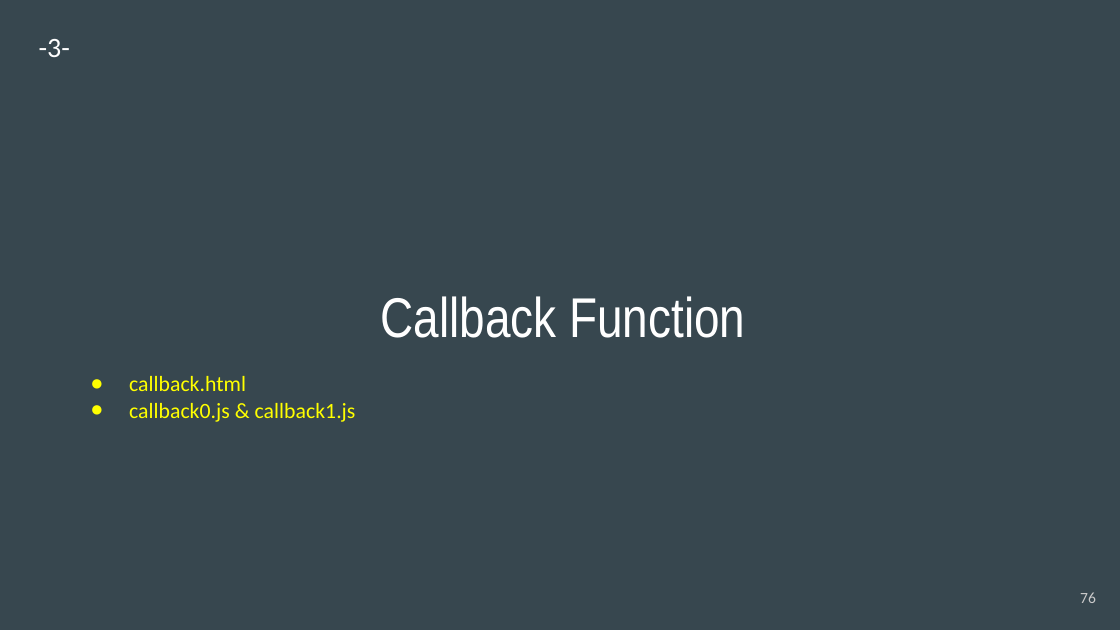
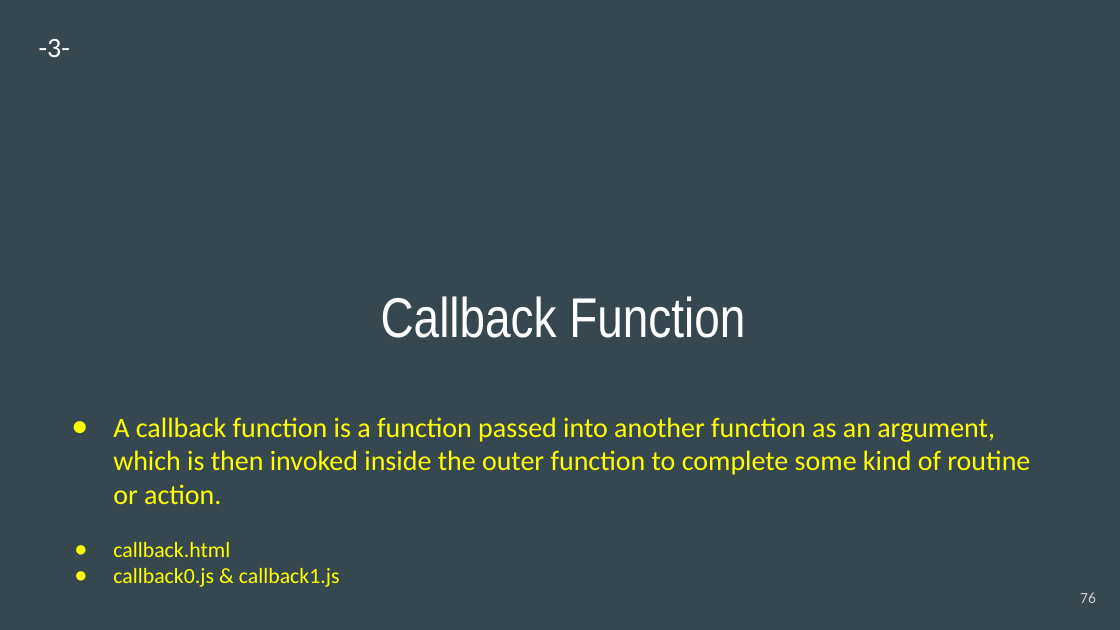
Before and after one commit to engwsalama/webdev_ajax, a slide deck: slide 76 of 2020-WebDev_js.pptx. Drawn at 1120x630 pixels with LibreOffice and Linux fonts; fonts in the diff are those of the drawing. Boxes give left, top, right and bottom in pixels: in the first picture for what was removed or moved away, otherwise in the second. Text is boxed around its words. In the diff, an @@ line names an element or a change of style, - is before the commit and + after.

```diff
--- a/2020-WebDev_js.pptx
+++ b/2020-WebDev_js.pptx
@@ text "A callback function is a ...": place and size @@
-text "A callback function is a ..." at [129, 376, 356, 422]
+text "A callback function is a ..." at [113, 417, 1030, 587]
@@ text at [113, 417, 1030, 504]: paragraph added @@
+● A callback function is a function passed into another function as an argument, which is then invoked inside the outer function to complete some kind of routine or action.
```
Also in this commit, not shown: 1 other file.
